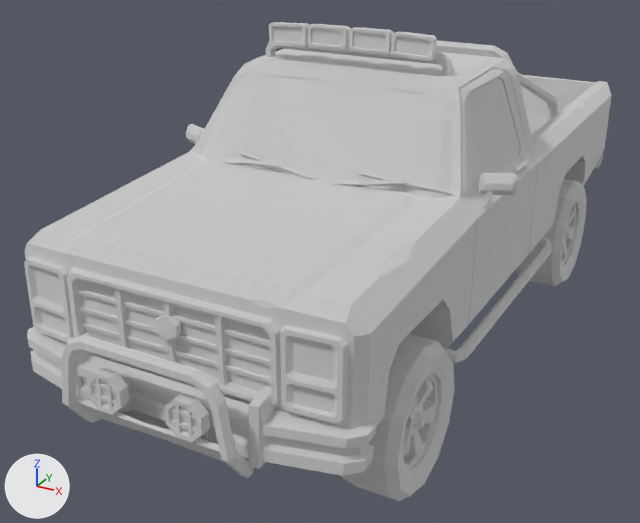
What one commit did to the glTF model public/models/cars/synty-pickup.glb.
Both versions are drawn from a camera (50 mm lens) standing at (2.52, -5.48, 3.14) and looking at (-0.27, -0.41, 0.61). The lights are fixed; the arrows at lower left show +X, +Y and +Z. The older version comes first. Vertices at exactly the same position are counted once.

In view in the first picture: 'Body', 'FrontLeftWheel', 'Glass', 'RearLeftWheel'.
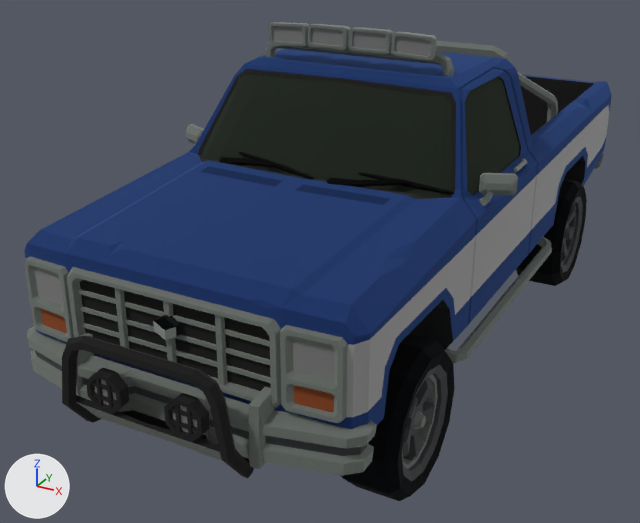
Pixel boxes (x1, y1, x2, y2) of what changed, in the pictures (640 x 523 px):
'Body', recoloured (darker): (24, 22, 612, 478) in both
'Glass', recoloured (darker): (202, 73, 519, 198) in both
'FrontLeftWheel', recoloured (darker): (340, 334, 455, 501) in both
'RearLeftWheel', recoloured (darker): (516, 179, 587, 286) in both

Edits to the bpy script that builds the scene:
```text
Change mat_white:
    add n2 = _N.new('ShaderNodeMix'); n2.name = 'Mix'
    add n2.data_type = 'RGBA'
    add n2.blend_type = 'MULTIPLY'
    add n2.inputs[0].default_value = 1.0  # 'Factor'
    add n2.inputs[7].default_value = (0.8, 0.8, 0.8, 1.0)  # 'B', white #e7e7e7
    add n3 = _N.new('ShaderNodeVertexColor'); n3.name = 'Color Attribute'
    where n0 = _N.new('ShaderNodeBsdfPrincipled'); n0.name = 'Principled BSDF'
    add _L.new(n2.outputs[2], n0.inputs[0])  # 'Result' to 'Base Color'
    add _L.new(n3.outputs[0], n2.inputs[6])  # 'Color' to 'A'
Change mat_windows:
    add n2 = _N.new('ShaderNodeMix'); n2.name = 'Mix'
    add n2.data_type = 'RGBA'
    add n2.blend_type = 'MULTIPLY'
    add n2.inputs[0].default_value = 1.0  # 'Factor'
    add n2.inputs[7].default_value = (0.8, 0.8, 0.8, 1.0)  # 'B', white #e7e7e7
    add n3 = _N.new('ShaderNodeVertexColor'); n3.name = 'Color Attribute'
    where n0 = _N.new('ShaderNodeBsdfPrincipled'); n0.name = 'Principled BSDF'
    add _L.new(n2.outputs[2], n0.inputs[0])  # 'Result' to 'Base Color'
    add _L.new(n3.outputs[0], n2.inputs[6])  # 'Color' to 'A'
Change mat_black:
    add n2 = _N.new('ShaderNodeMix'); n2.name = 'Mix'
    add n2.data_type = 'RGBA'
    add n2.blend_type = 'MULTIPLY'
    add n2.inputs[0].default_value = 1.0  # 'Factor'
    add n2.inputs[7].default_value = (0.8, 0.8, 0.8, 1.0)  # 'B', white #e7e7e7
    add n3 = _N.new('ShaderNodeVertexColor'); n3.name = 'Color Attribute'
    where n0 = _N.new('ShaderNodeBsdfPrincipled'); n0.name = 'Principled BSDF'
    add _L.new(n2.outputs[2], n0.inputs[0])  # 'Result' to 'Base Color'
    add _L.new(n3.outputs[0], n2.inputs[6])  # 'Color' to 'A'
Change me_body:
    where me_body.from_pydata(...)  # 2947 vertices, 5254 faces; spans x -1.17..1.17, y -2.72..2.72, z 0.23..2.27
    used by ob_body; location = (0.0, 0.0, 0.0)
    me_body part 1: vertex colours changed
Change me_glass:
    where me_glass.from_pydata(...)  # 49 vertices, 48 faces; spans x -0.95..0.95, y -1.07..0.38, z 1.42..1.97
    used by ob_glass; location = (0.0, 0.0, 0.0)
    me_glass part 2: vertex colours changed
```
